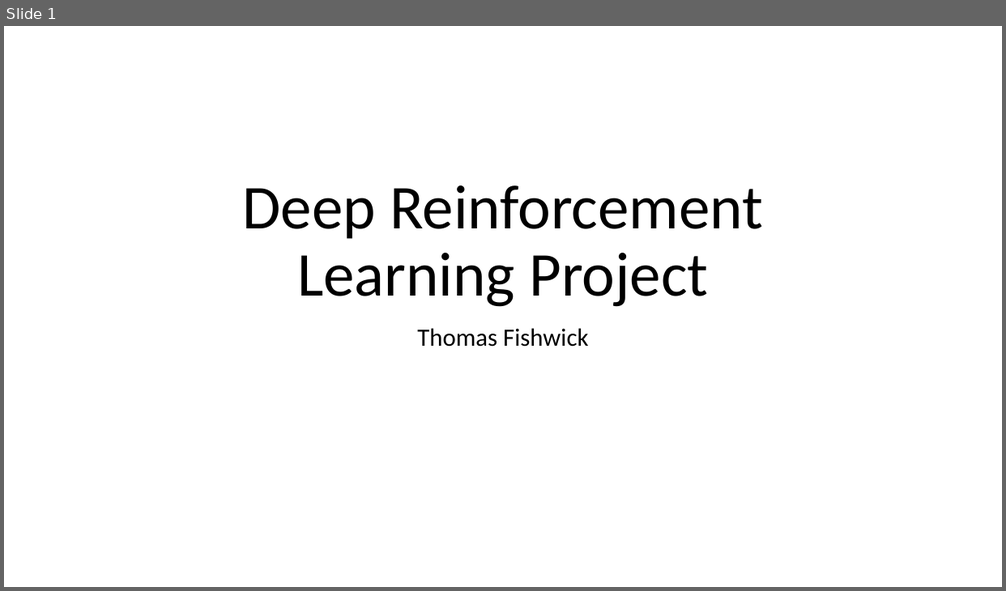
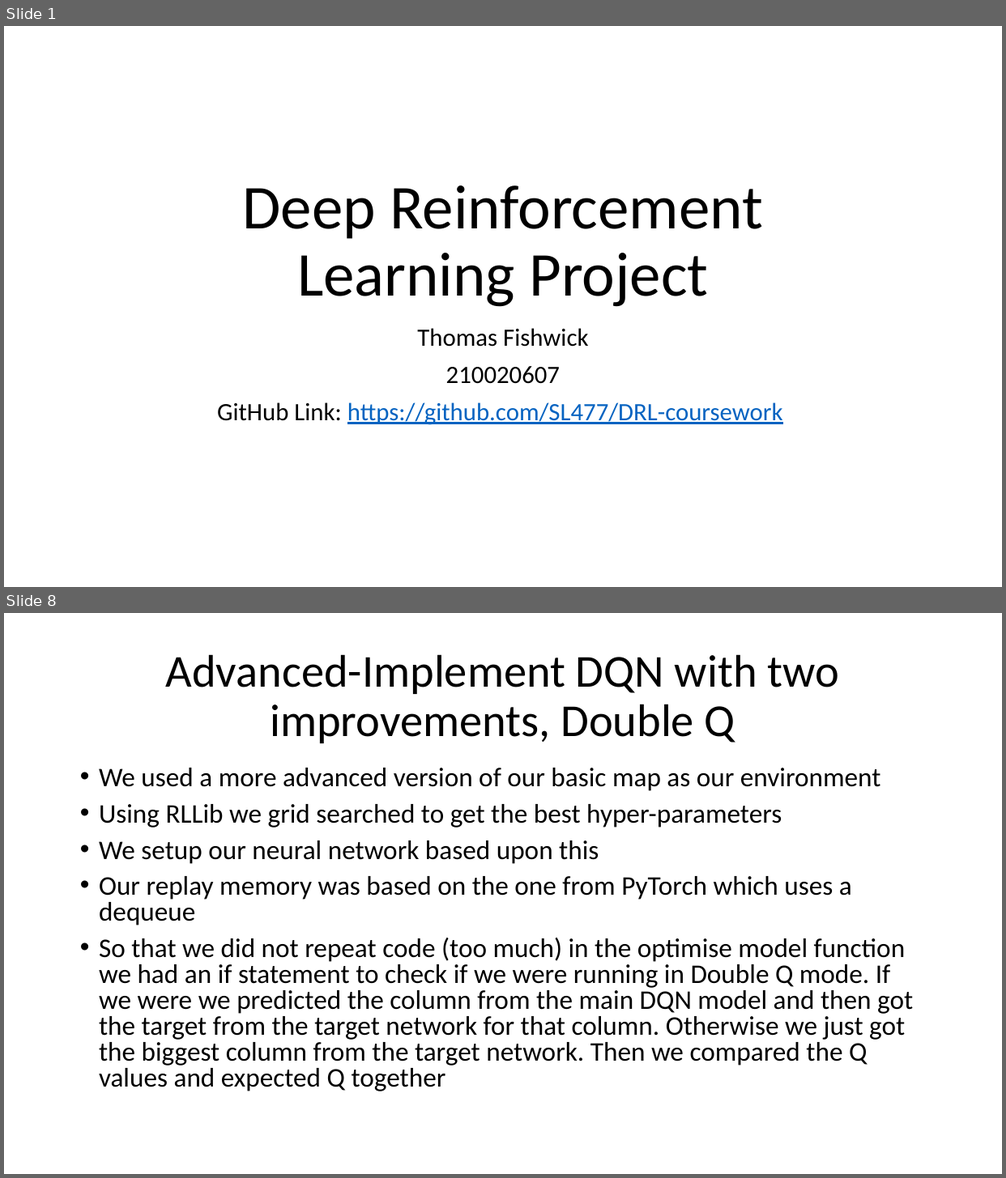
Before and after one commit to SL477/DRL-coursework, a slide deck: presentation.pptx. Shown one above the other, each under a label of ours: slide 1 before the commit, slides 1 and 8 after it; the slides between them are not shown. The pictures are 1006x591 and 1006x1178 pixels, drawn with LibreOffice and Linux fonts; fonts in the diff are those of the drawing. Boxes give left, top, right and bottom in pixels: in the first picture for what was removed or moved away, otherwise in the second. Text is boxed around its words. In the diff, an @@ line names an element or a change of style, - is before the commit and + after.

```diff
--- a/presentation.pptx
+++ b/presentation.pptx
@@ slide 8 added at [4,613,1002,1174], background #FFFFFF @@
@@ title added at [166,654,839,743], 44 pt, text #000000 @@
+Advanced-Implement DQN with two improvements, Double Q
@@ text added at [99,768,913,1092], 25.9 pt, text #000000 @@
+• We used a more advanced version of our basic map as our environment
+• Using RLLib we grid searched to get the best hyper-parameters
+• We setup our neural network based upon this
+• Our replay memory was based on the one from PyTorch which uses a dequeue
+• So that we did not repeat code (too much) in the optimise model function we had an if statement to check if we were running in Double Q mode. If we were we predicted the column from the main DQN model and then got the target from the target network for that column. Otherwise we just got the biggest column from the target network. Then we compared the Q values and expected Q together
@@ slide 1 changed as well @@
@@ subtitle at [217,366,783,425]: paragraphs added @@
+210020607
+GitHub Link: https://github.com/SL477/DRL-coursework
```
Also in this commit, not shown: 12 other slides added, 1 other file.
